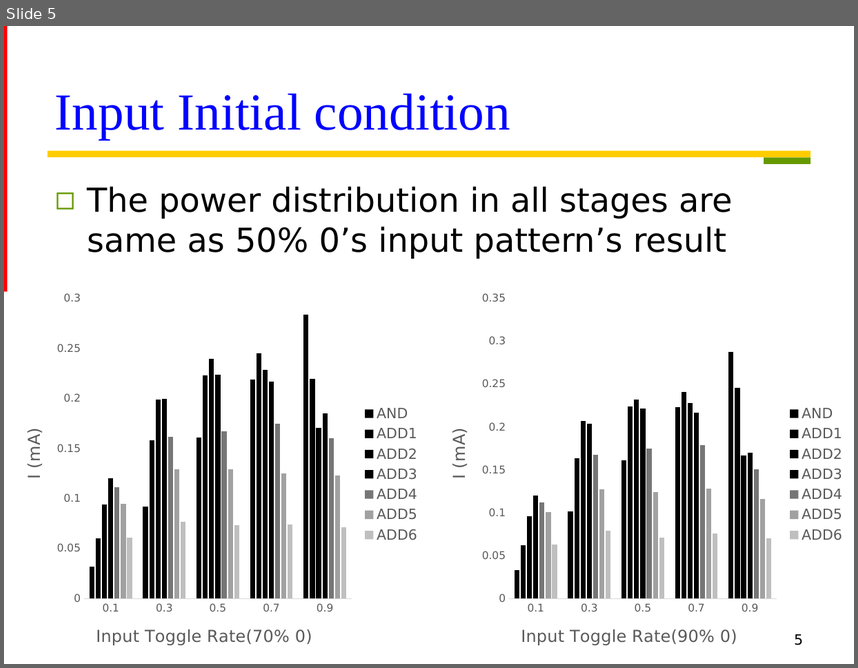
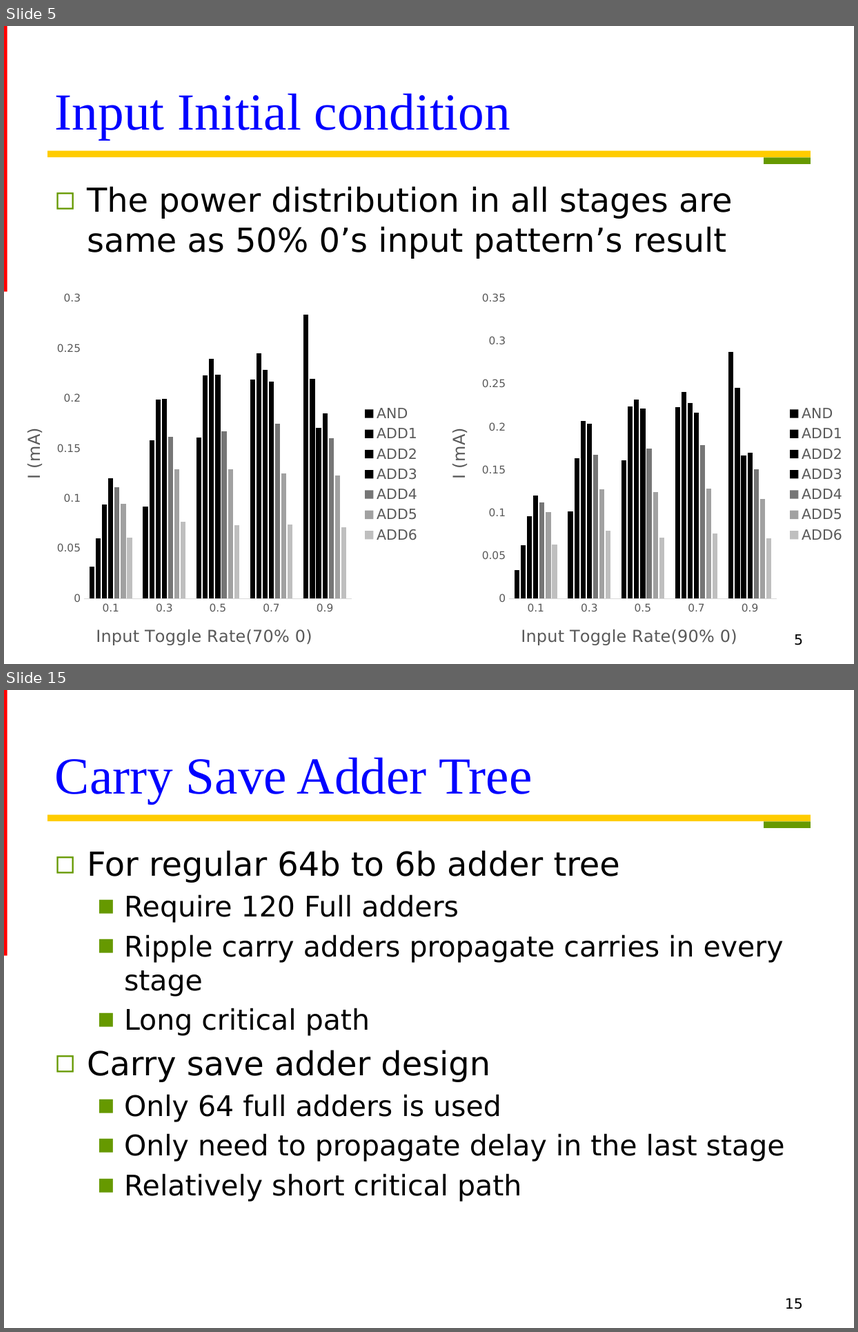
Before and after one commit to Oniontow/TTLiu_Project, a slide deck: tree/new_wood.pptx. Shown one above the other, each under a label of ours: slide 5 before the commit, slides 5 and 15 after it; the slides between them are not shown. The pictures are 858x668 and 858x1332 pixels, drawn with LibreOffice and Linux fonts; fonts in the diff are those of the drawing. Boxes give left, top, right and bottom in pixels: in the first picture for what was removed or moved away, otherwise in the second. Text is boxed around its words. In the diff, an @@ line names an element or a change of style, - is before the commit and + after.

```diff
--- a/tree/new_wood.pptx
+++ b/tree/new_wood.pptx
@@ slide 15 added at (4, 690, 854, 1328), background #FFFFFF; not listed: 3 template elements that a slide beside it also shows @@
@@ title added at (55, 757, 532, 803), 44 pt, text #0000FF @@
+Carry Save Adder Tree
@@ text added at (87, 850, 785, 1201), 24 pt, text #000000 @@
+◻ For regular 64b to 6b adder tree
+  ■ Require 120 Full adders
+  ■ Ripple carry adders propagate carries in every stage
+  ■ Long critical path
+◻ Carry save adder design
+  ■ Only 64 full adders is used
+  ■ Only need to propagate delay in the last stage
+  ■ Relatively short critical path
@@ page number added at (785, 1298, 803, 1309), 12 pt, text #000000 @@
+15
```
Also in this commit, not shown: 3 slides changed, 9 other slides added, 3 other files.
